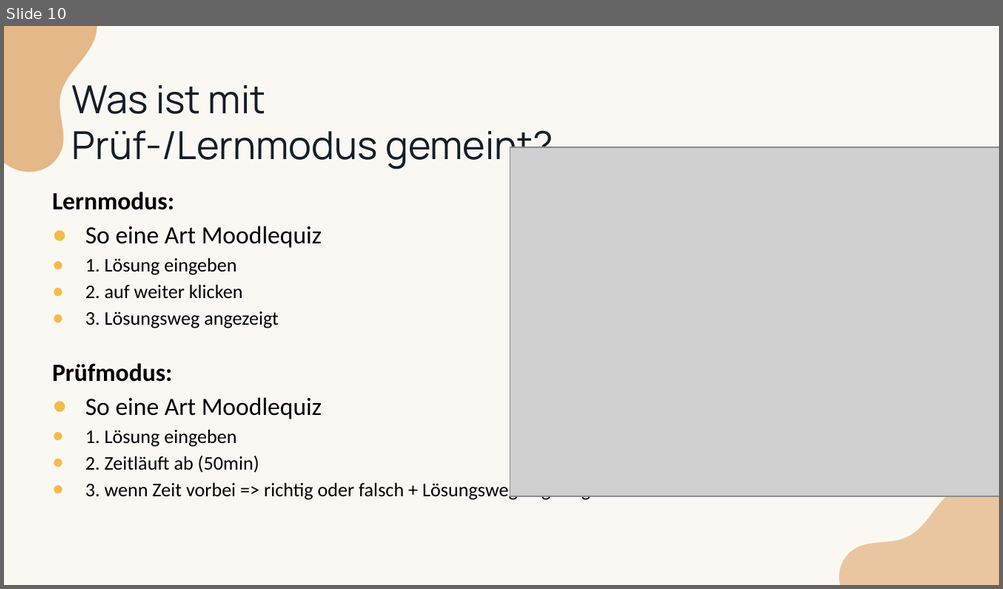
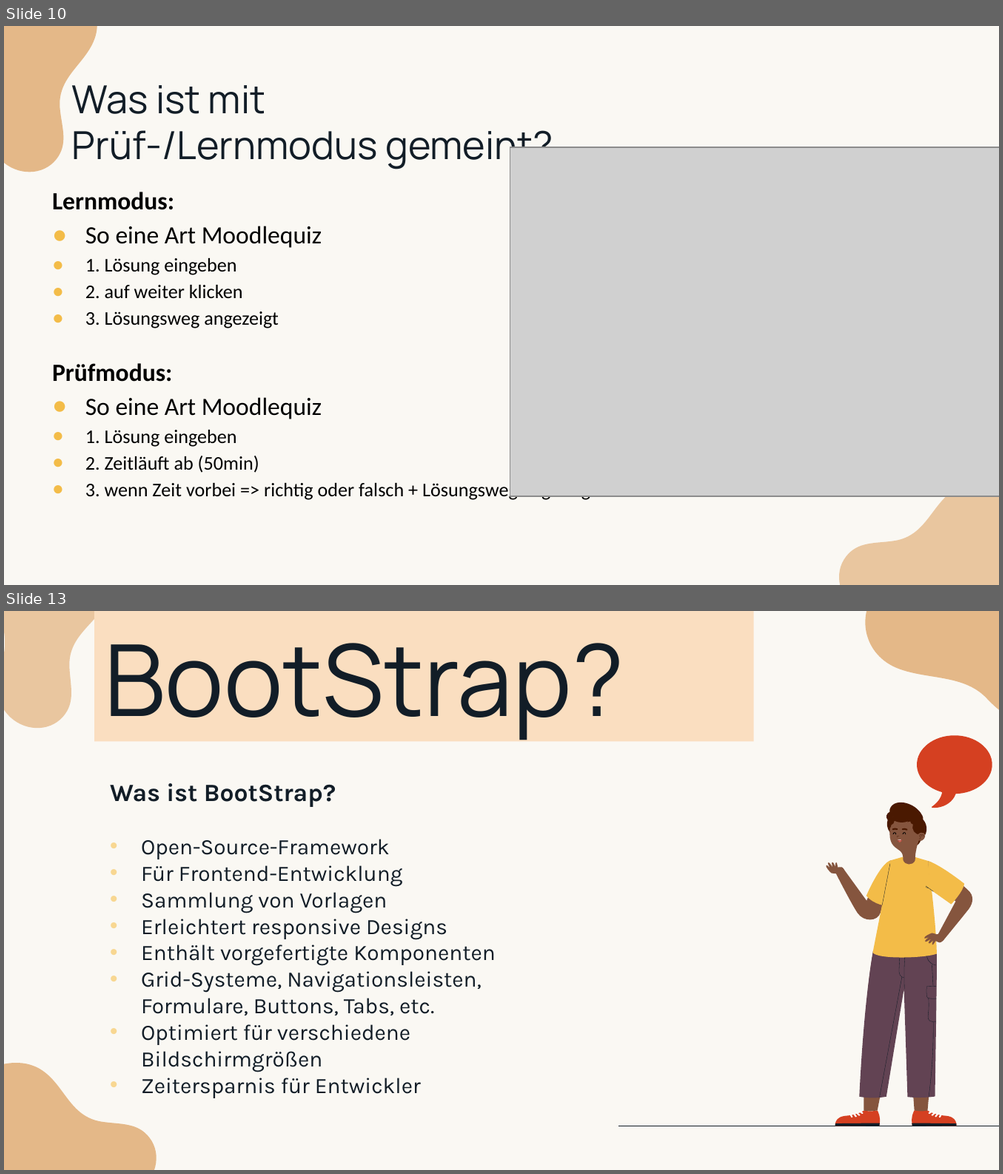
Before and after one commit to LearnHubITP/LearnHub, a slide deck: LearnHub.pptx. Shown one above the other, each under a label of ours: slide 10 before the commit, slides 10 and 13 after it; the slides between them are not shown. The pictures are 1003x589 and 1003x1174 pixels, drawn with LibreOffice and Linux fonts; fonts in the diff are those of the drawing; grey boxes stand for pictures. Boxes give left, top, right and bottom in pixels: in the first picture for what was removed or moved away, otherwise in the second. Text is boxed around its words. In the diff, an @@ line names an element or a change of style, - is before the commit and + after.

```diff
--- a/LearnHub.pptx
+++ b/LearnHub.pptx
@@ slide 13 added at box(4, 611, 999, 1170), background #FAF8F3 @@
@@ freeform shape added at box(4, 611, 160, 741), fill #CD7210 at 37% opacity @@
@@ title added at box(94, 611, 754, 741), fill #FADEC0, 72 pt, text #121D27 @@
+BootStrap?
@@ freeform shape added at box(859, 611, 999, 723), fill #CD7210 at 47% opacity @@
@@ group added at box(825, 735, 992, 1128): 48 freeform shapes @@
@@ subtitle added at box(110, 783, 495, 1099), 16 pt, text #121D27 @@
+Was ist BootStrap?
+• Open-Source-Framework
+• Für Frontend-Entwicklung
+• Sammlung von Vorlagen
+• Erleichtert responsive Designs
+• Enthält vorgefertigte Komponenten
+• Grid-Systeme, Navigationsleisten, Formulare, Buttons, Tabs, etc.
+• Optimiert für verschiedene Bildschirmgrößen
+• Zeitersparnis für Entwickler
@@ freeform shape added at box(4, 1034, 164, 1170), fill #CD7210 at 47% opacity @@
@@ line added from (619, 1126) to (999, 1126), #121D27 0.75 pt @@
```
Also in this commit, not shown: 1 slide changed, 4 other slides added, 3 slides removed.
